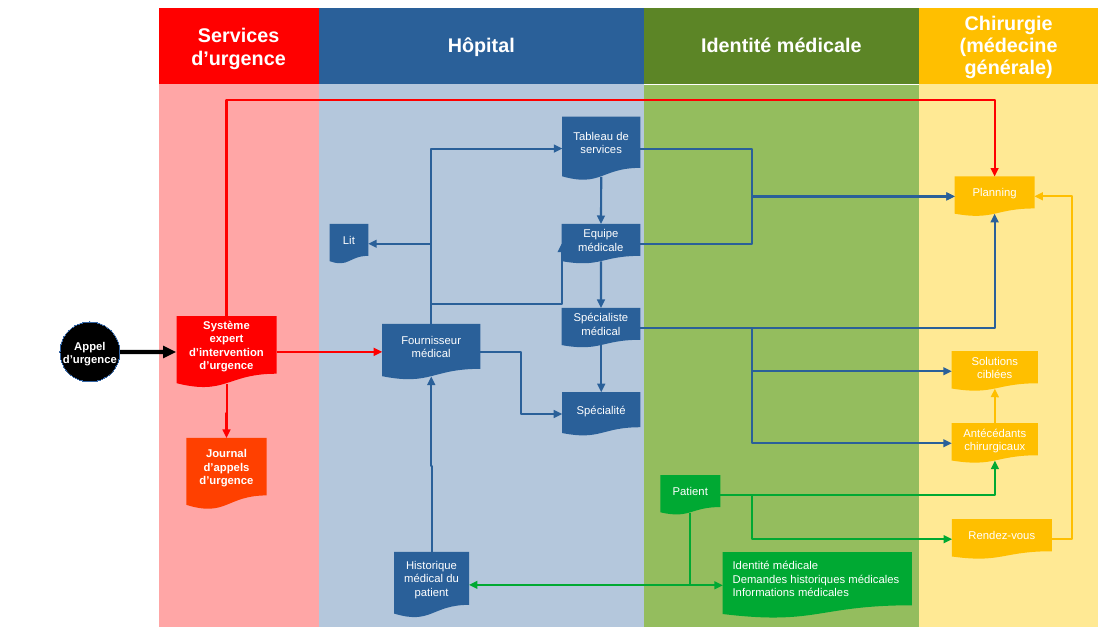
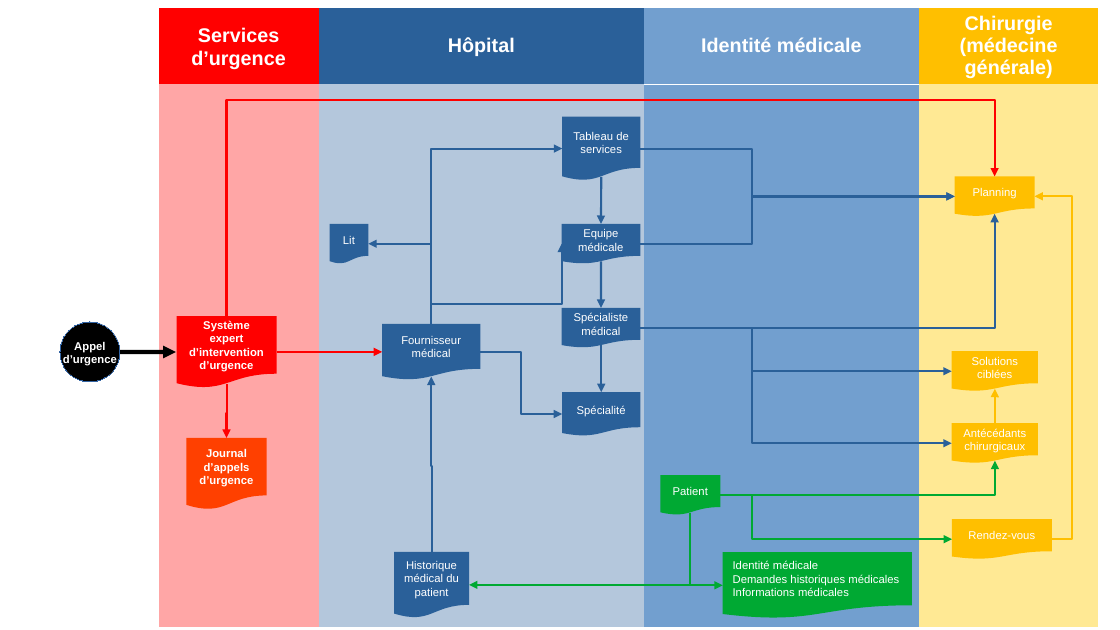
Before and after one commit to gattardm/P11, a slide deck: slide 3 of Sources/doc/diagrammes.odp. Drawn at 1120x630 pixels with LibreOffice and Linux fonts; fonts in the diff are those of the drawing. Boxes give left, top, right and bottom in pixels: in the first picture for what was removed or moved away, otherwise in the second. Text is boxed around its words. In the diff, an @@ line names an element or a change of style, - is before the commit and + after.

```diff
--- a/Sources/doc/diagrammes.odp
+++ b/Sources/doc/diagrammes.odp
@@ table at (x1=159, y1=7, x2=1100, y2=627) @@
@@ fill #5C8526 to #729FCF in row 1, column 3 @@
@@ fill #94BD5E to #729FCF in row 2, column 3 @@
```
Also in this commit, not shown: 1 other slide changed, 1 slide added, 34 other files.
